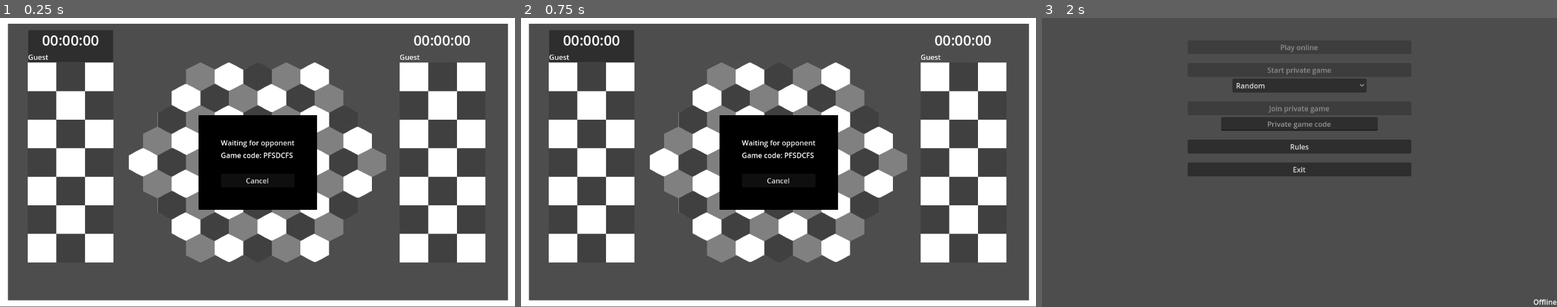
Above: before the commit, frames 1-3 (left to right).
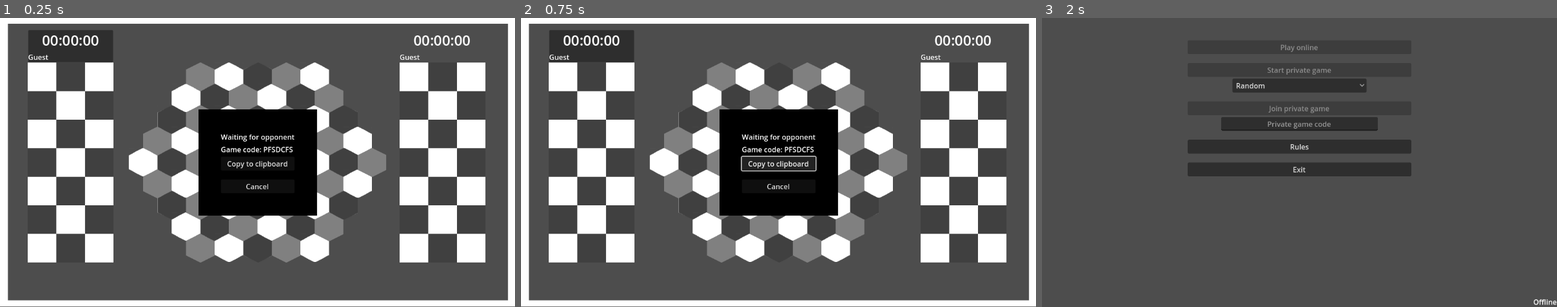
Above: after the commit, the same moments.

Repository: Bazsi1224/KesetClient
Game: Godot game, scene res://Match/match.tscn
Same seed, same stepped clock (60 frames per second), same inputs: the game is played once before the commit and once after it. This scene is started directly instead of the project's main scene.
Inputs (mouse positions are in pixels of both pictures, inside the frame that each line leads up to):
- Up to frame 1 (0.25 s): no input
- Up to frame 2 (0.75 s): click (778, 162) at 0.5 s, where only the run after the commit has a clickable "Copy to clipboard"
- Up to frame 3 (2 s): click "Cancel" at 1.25 s

The runs differ from the first frame. In frame 1, 1.7% of the frame differs, in the area x 38-62%, y 31-69%; in frame 2, 2.3%; in frame 3, nothing differs.

Commit message:
Ease of use functions
Copy to clipboard button at waiting for player window
GameId text automatically corrected to uppercase

Diff:
--- a/Match/match.gd
+++ b/Match/match.gd
@@ -58,3 +58,7 @@
 		style_box = StyleBoxFlat.new()
 		style_box.bg_color = Color.WHEAT
 		%BluePlayerPanel.add_theme_stylebox_override( "panel",style_box )
+
+
+func _on_button_copy_pressed():
+	DisplayServer.clipboard_set( %GameCode.text )
--- a/Match/match.tscn
+++ b/Match/match.tscn
@@ -134,8 +134,12 @@
 layout_mode = 2
 text = "PFSDCFS"
 
-[node name="Control" type="Control" parent="PrivateGameWaitingPanel/PanelContainer/MarginContainer/VBoxContainer"]
-custom_minimum_size = Vector2(0, 20)
+[node name="ButtonCopy" type="Button" parent="PrivateGameWaitingPanel/PanelContainer/MarginContainer/VBoxContainer"]
+layout_mode = 2
+text = "Copy to clipboard"
+
+[node name="Control2" type="Control" parent="PrivateGameWaitingPanel/PanelContainer/MarginContainer/VBoxContainer"]
+custom_minimum_size = Vector2(0, 10)
 layout_mode = 2
 
 [node name="ButtonBack" type="Button" parent="PrivateGameWaitingPanel/PanelContainer/MarginContainer/VBoxContainer"]
@@ -189,4 +193,5 @@
 
 [connection signal="timeout" from="NetworkClient/AliveTimer" to="NetworkClient" method="_on_alive_timer_timeout"]
 [connection signal="timeout" from="NetworkClient/Timeout" to="NetworkClient" method="_on_timeout_timeout"]
+[connection signal="pressed" from="PrivateGameWaitingPanel/PanelContainer/MarginContainer/VBoxContainer/ButtonCopy" to="." method="_on_button_copy_pressed"]
 [connection signal="pressed" from="PrivateGameWaitingPanel/PanelContainer/MarginContainer/VBoxContainer/ButtonBack" to="." method="_on_button_back_pressed"]
--- a/UI/MainMenu.gd
+++ b/UI/MainMenu.gd
@@ -18,6 +18,9 @@
 		%ButtonPrivateGame.disabled = true
 		%ButtonJoinPrivate.disabled = true
 		%OnlineState.text = tr( "Offline" )
+
+	%JoinGameId.text = %JoinGameId.text.to_upper()
+	%JoinGameId.caret_column = %JoinGameId.text.length()
 
 
 func _on_button_exit_pressed():
@@ -40,6 +43,8 @@
 func _on_button_join_private_pressed():
 	$SessionFinder.join_private_game( %JoinGameId.text )
 
-
 func _on_button_find_games_pressed():
 	$SessionFinder.join_public_game( )
+
+func _on_join_game_id_text_submitted(new_text):
+	$SessionFinder.join_private_game( %JoinGameId.text )
--- a/UI/MainMenu.tscn
+++ b/UI/MainMenu.tscn
@@ -97,6 +97,7 @@
 size_flags_horizontal = 4
 placeholder_text = "Private game code"
 alignment = 1
+max_length = 6
 
 [node name="ButtonRules" type="Button" parent="MarginContainer/VBoxContainer"]
 custom_minimum_size = Vector2(500, 0)
@@ -115,4 +116,5 @@
 [connection signal="pressed" from="MarginContainer/VBoxContainer/ButtonFindGames" to="." method="_on_button_find_games_pressed"]
 [connection signal="pressed" from="MarginContainer/VBoxContainer/VBoxContainer2/ButtonPrivateGame" to="." method="_on_button_private_game_pressed"]
 [connection signal="pressed" from="MarginContainer/VBoxContainer/VBoxContainer/ButtonJoinPrivate" to="." method="_on_button_join_private_pressed"]
+[connection signal="text_submitted" from="MarginContainer/VBoxContainer/VBoxContainer/JoinGameId" to="." method="_on_join_game_id_text_submitted"]
 [connection signal="pressed" from="MarginContainer/VBoxContainer/ButtonExit" to="." method="_on_button_exit_pressed"]
